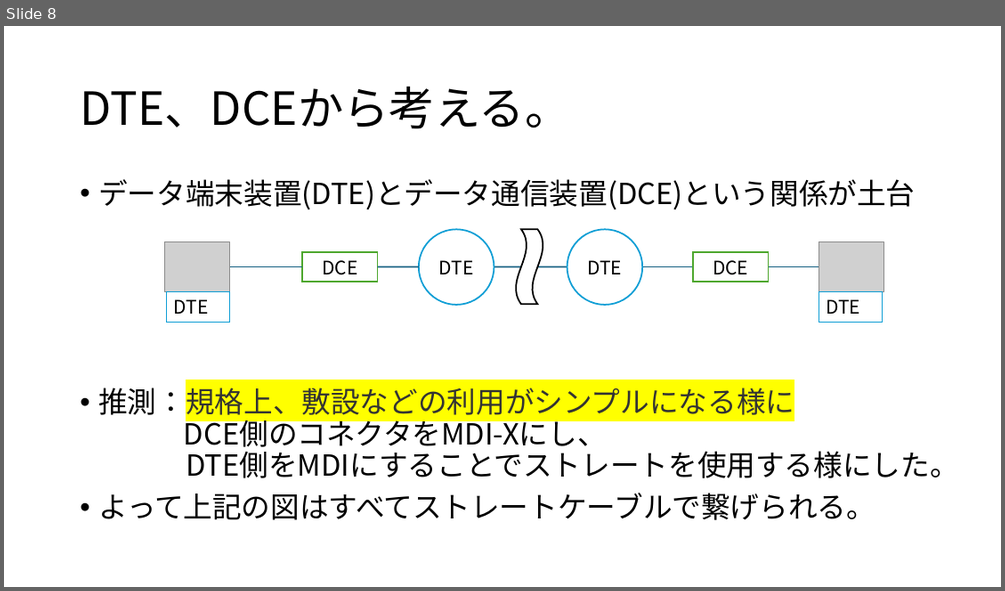
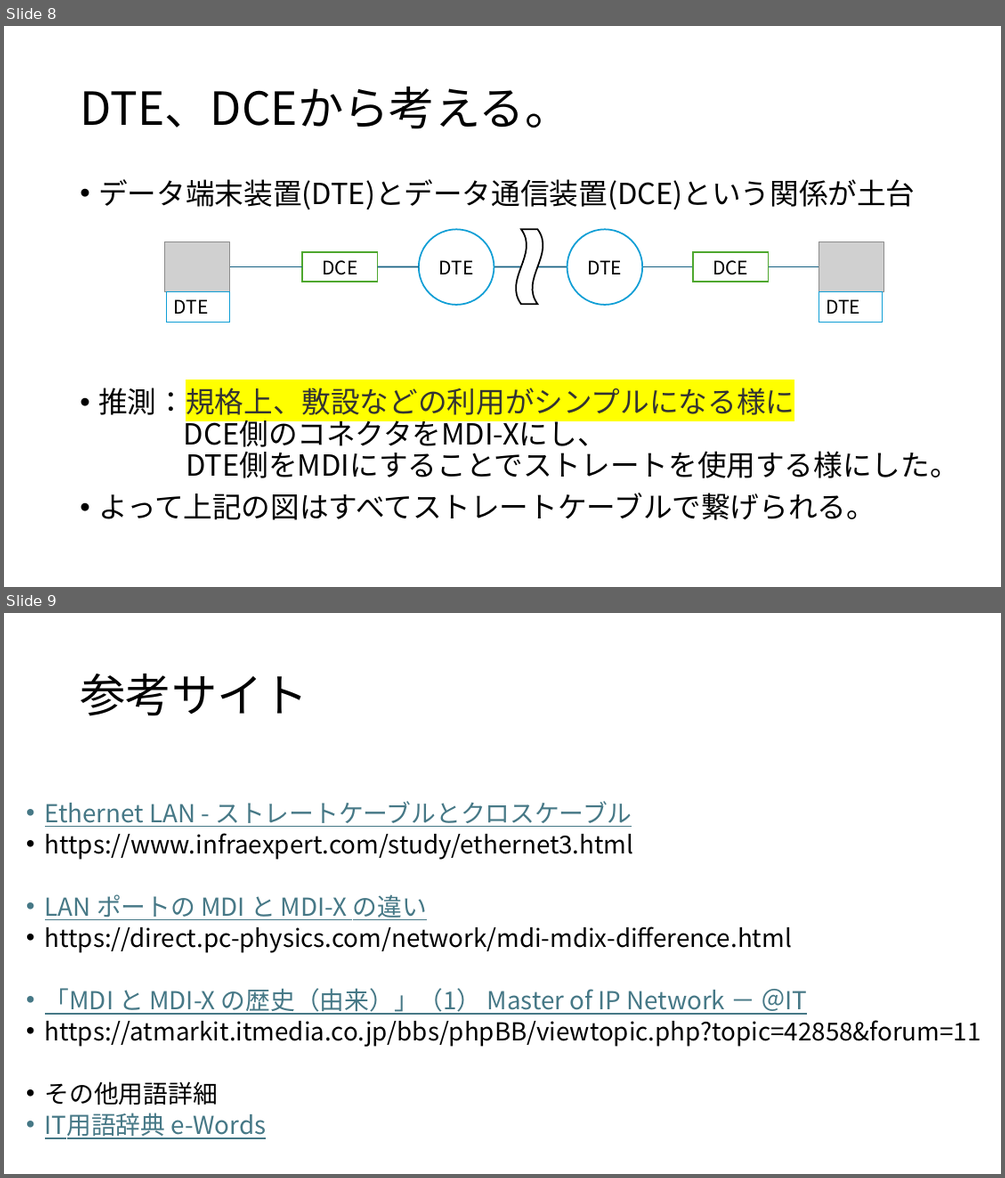
Before and after one commit to nishinekoma/NSS_LANcable, a slide deck: LAN_クロス_ストレート.pptx. Shown one above the other, each under a label of ours: slide 8 before the commit, slides 8 and 9 after it. The pictures are 1005x591 and 1005x1178 pixels, drawn with LibreOffice and Linux fonts; fonts in the diff are those of the drawing; grey boxes stand for pictures. Boxes give left, top, right and bottom in pixels: in the first picture for what was removed or moved away, otherwise in the second. Text is boxed around its words. In the diff, an @@ line names an element or a change of style, - is before the commit and + after.

Commit message:
add pptx

```diff
--- a/LAN_クロス_ストレート.pptx
+++ b/LAN_クロス_ストレート.pptx
@@ slide 9 added at (4, 613, 1001, 1174), background #FFFFFF @@
@@ title added at (80, 674, 308, 716), 44 pt, text #000000 @@
+参考サイト
@@ text added at (45, 801, 981, 1139), 23.8 pt, text #000000 @@
+• Ethernet LAN - ストレートケーブルとクロスケーブル
+• https://www.infraexpert.com/study/ethernet3.html
+• LAN ポートの MDI と MDI-X の違い
+• https://direct.pc-physics.com/network/mdi-mdix-difference.html
+• 「MDI と MDI-X の歴史（由来）」（1） Master of IP Network － ＠IT
+• https://atmarkit.itmedia.co.jp/bbs/phpBB/viewtopic.php?topic=42858&forum=11
+• その他用語詳細
+• IT用語辞典 e-Words
```
